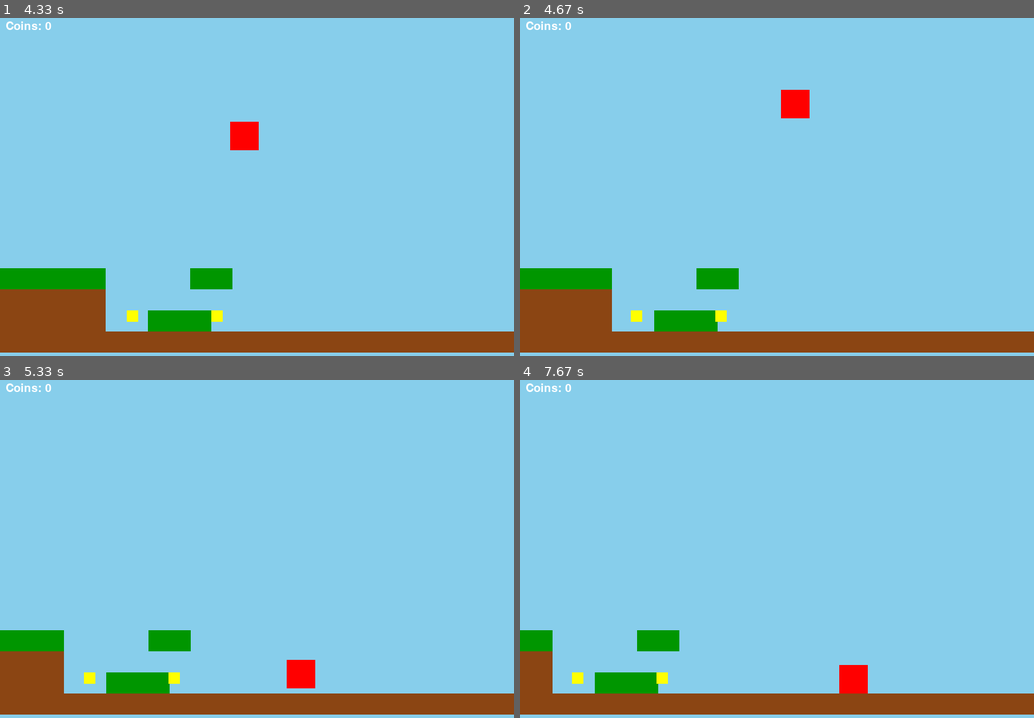
Above: before the commit, frames 1-4 (two rows, left to right).
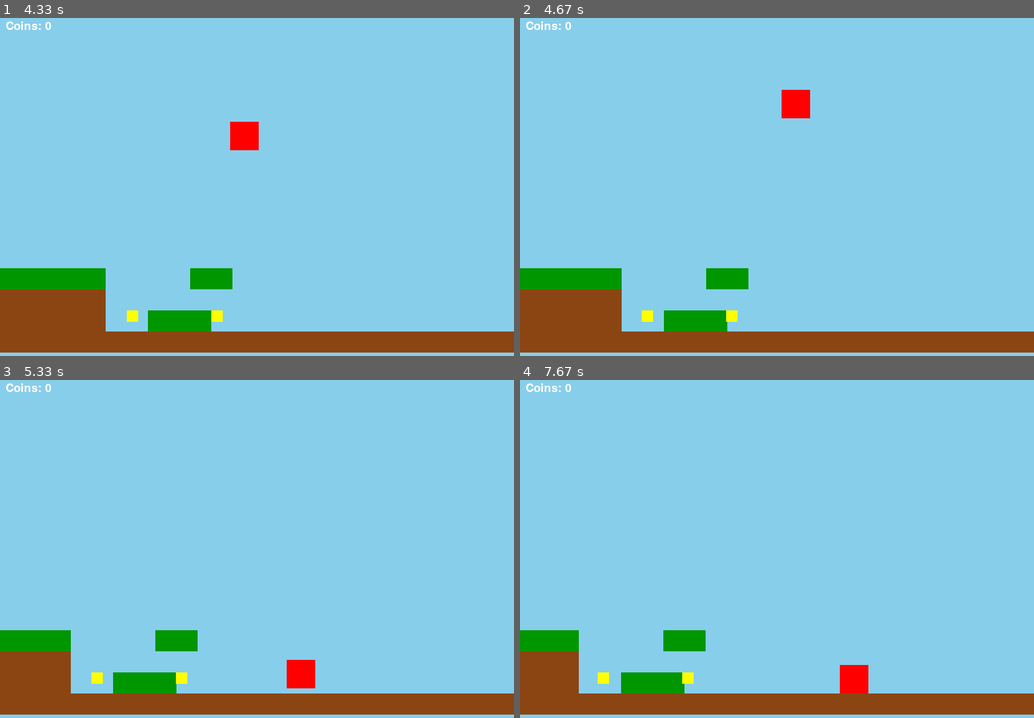
Above: after the commit, the same moments.

Repository: Graciano-B-L-Junior/Gamedevportfolio_pygame
Game: pygame game, started from 2 - Platform game/game.py
Two runs of this game, one before a commit and one after it. Both use one fixed random seed, a clock stepped at 60 frames per second and the inputs below.
Inputs:
- Up to frame 1 (4.33 s): hold Right 0.33-0.8 s; hold Up 0.83-1.13 s; tap Space at 0.9, 1.23, 1.53, 1.73, 2.03, 2.3, 2.6, 2.73, 3.13, 3.43, 3.8, 4.1, 4.3 s; hold Right 1.17-1.63 s; hold Left 1.67-2.2 s; hold Left 2.23-2.63 s; hold Up 2.67-3.03 s; hold Right 3.07-3.7 s; hold Left 3.73-4.2 s; hold Right from 4.23 s (still down)
- Up to frame 2 (4.67 s): keep holding Right; tap Space at 4.6 s
- Up to frame 3 (5.33 s): release Right at 4.7 s; hold Right from 5.07 s (still down); tap Space at 5.13 s
- Up to frame 4 (7.67 s): tap Space at 5.43, 5.63, 5.93, 6.2, 6.5, 6.63, 7.03, 7.33 s; release Right at 5.53 s; hold Left 5.57-6.1 s; hold Left 6.13-6.53 s; hold Up 6.57-6.93 s; hold Right 6.97-7.6 s; hold Left from 7.63 s (still down)

Frame 1 is identical in both runs. In frame 2, 1.1% of the frame differs, in the area x 17-57%, y 21-93%; in frame 3, 0.7%; in frame 4, 2.4%, in the area x 6-68%, y 74-93%.

Commit message:
Add camera smoothing feature; implement smooth camera movement based on player position for improved gameplay experience.

Diff:
--- a/2 - Platform game/game.py
+++ b/2 - Platform game/game.py
@@ -56,6 +56,7 @@
         self.cam_offset_y = 0
 
         self.target_cam_x = 0
+        self.cam_smoothing = 5 # Fator de suavização. Quanto maior, mais rápido a câmera segue.
         self.last_cam_offset_x = 0
         self.cam_offset_x_range = self.TILE_SIZE * 2
 
@@ -90,31 +91,16 @@
                     self.platforms.append((rect,tile))
 
         self.target_cam_x = self.player.rect.centerx - self.screen_width // 2
-        if self.target_cam_x < 0:
-            self.cam_offset_x = 0
-        elif self.target_cam_x > self.MAP_WIDTH_PIXELS - self.screen_width:
-            self.cam_offset_x = self.MAP_WIDTH_PIXELS - self.screen_width
-        else:
-            self.cam_offset_x = self.target_cam_x
 
-        dead_zone_left = self.screen_width // 2 - self.cam_offset_x_range // 2
-        dead_zone_right = self.screen_width // 2 + self.cam_offset_x_range // 2
-
-        cam_is_moving = False
-        if self.player.rect.centerx > dead_zone_right + self.cam_offset_x:
-            self.cam_offset_x = self.player.rect.centerx - dead_zone_right
-            cam_is_moving = True
-        elif self.player.rect.centerx < dead_zone_left + self.cam_offset_x:
-            self.cam_offset_x = self.player.rect.centerx - dead_zone_left
-            cam_is_moving = True
+        self.cam_offset_x += (self.target_cam_x - self.cam_offset_x) * self.cam_smoothing * delta_time
 
         self.cam_offset_x = max(0, min(self.cam_offset_x, self.MAP_WIDTH_PIXELS - self.screen_width))
+
         self.difference = self.cam_offset_x - self.last_cam_offset_x
 
         self.last_cam_offset_x = self.cam_offset_x
         self.player.update(
-            self.platforms,
-            cam_is_moving=cam_is_moving,
+            other_rects=self.platforms,
             delta_time=delta_time,
             offset_x=self.difference
         )
